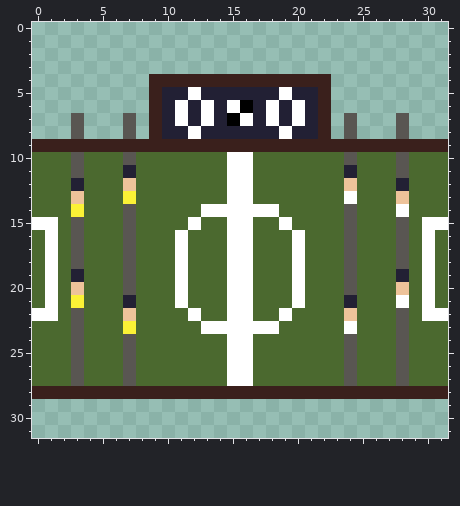
Two versions of one pixel-art sprite, Assets/sprites/cenario/pebolin_puzzle.png. That is the earlier state.
The file is 32x32 pixels.
New version:
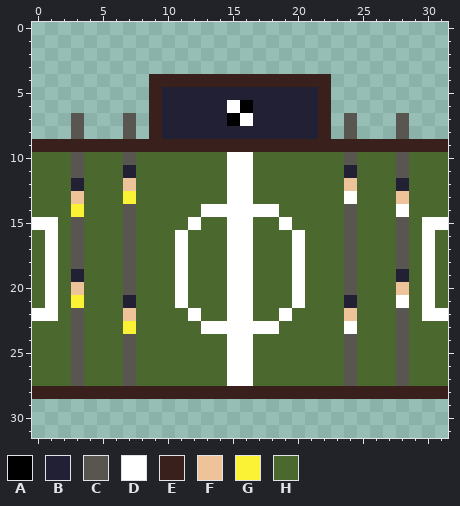
Palette (. is transparent): A #000000  B #222034  C #595652  D #ffffff  E #3a201c  F #eec39a  G #fbf236  H #4b692f
Diff:
Colour D becomes colour B in row 5 at x 12 and 19; in rows 6 to 7 at x 11, 13, 18 and 20; in row 8 at x 12 and 19.
